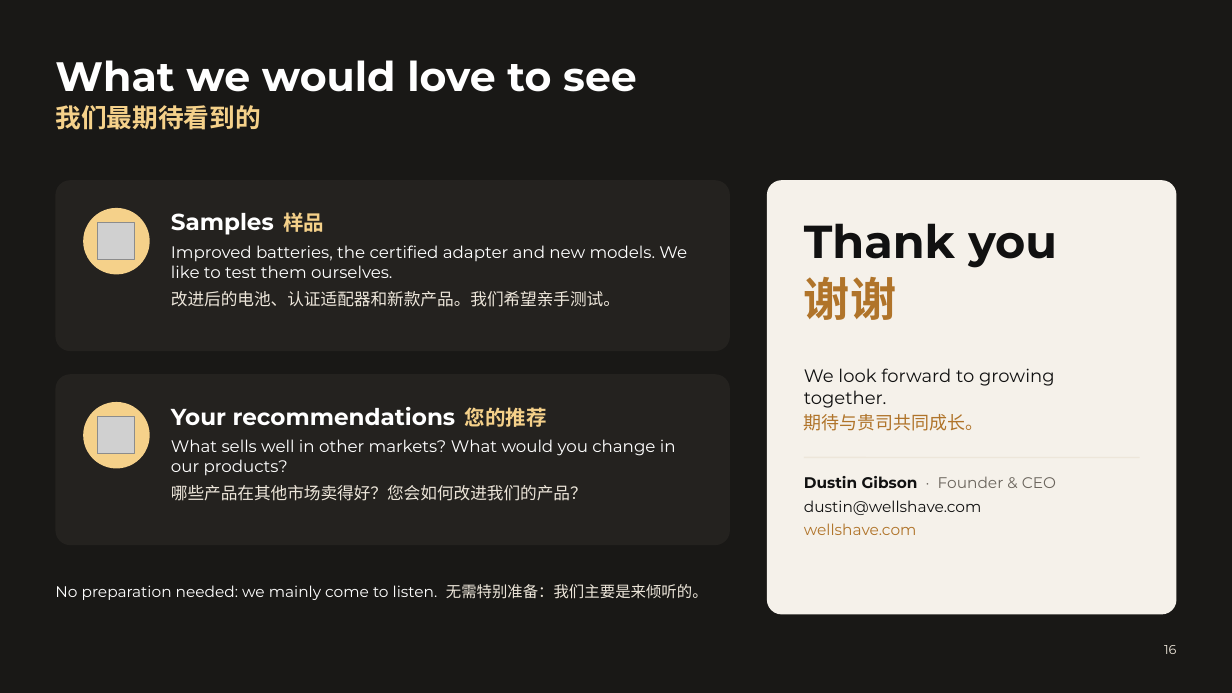
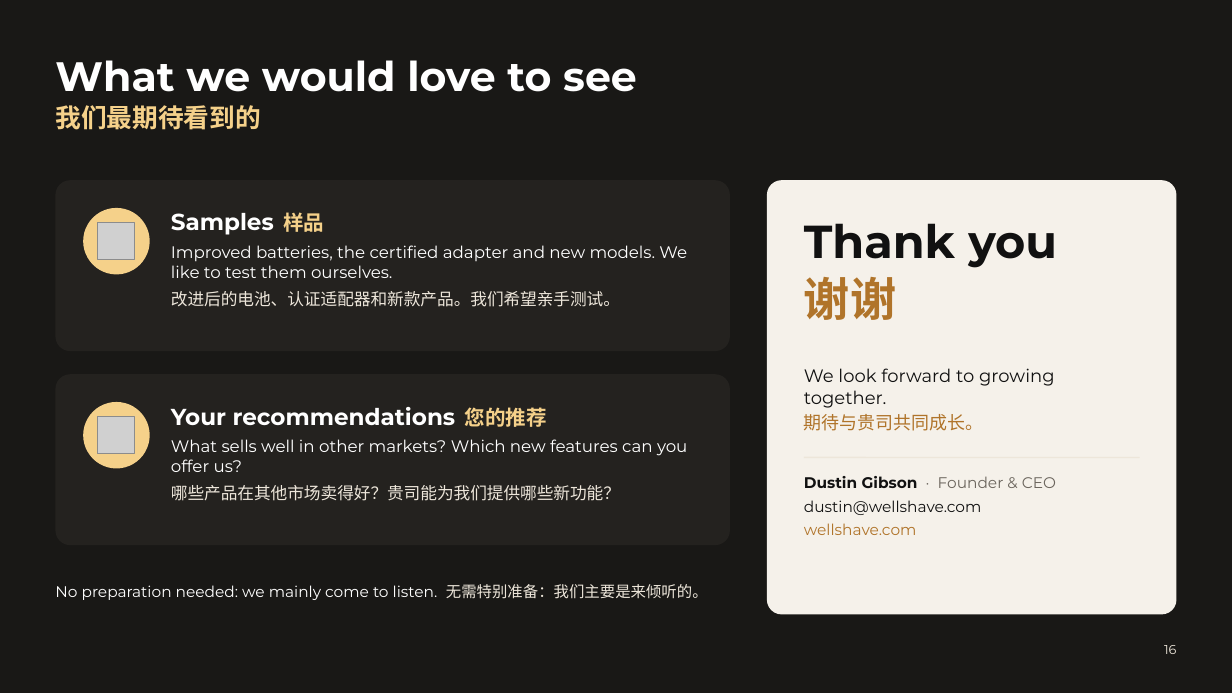
Before and after one commit to Wellshave/design, a slide deck: slide 16 of presentaties/fabrieksbezoek-china-2026/uitvoer/Wellshave_Factory_Visit_GlobalBestWay-Fanke.pptx. Drawn at 1232x693 pixels with LibreOffice and Linux fonts; fonts in the diff are those of the drawing; grey boxes stand for pictures; background and template pictures are left out. Boxes give left, top, right and bottom in pixels: in the first picture for what was removed or moved away, otherwise in the second. Text is boxed around its words. In the diff, an @@ line names an element or a change of style, - is before the commit and + after.

```diff
--- a/presentaties/fabrieksbezoek-china-2026/uitvoer/Wellshave_Factory_Visit_GlobalBestWay-Fanke.pptx
+++ b/presentaties/fabrieksbezoek-china-2026/uitvoer/Wellshave_Factory_Visit_GlobalBestWay-Fanke.pptx
@@ text at bbox=[171, 439, 687, 501]: text changed @@
-What sells well in other markets? What would you change in our products?
-哪些产品在其他市场卖得好？您会如何改进我们的产品？
+What sells well in other markets? Which new features can you offer us?
+哪些产品在其他市场卖得好？贵司能为我们提供哪些新功能？
```
Also in this commit, not shown: 4 other slides changed, 9 other files.
